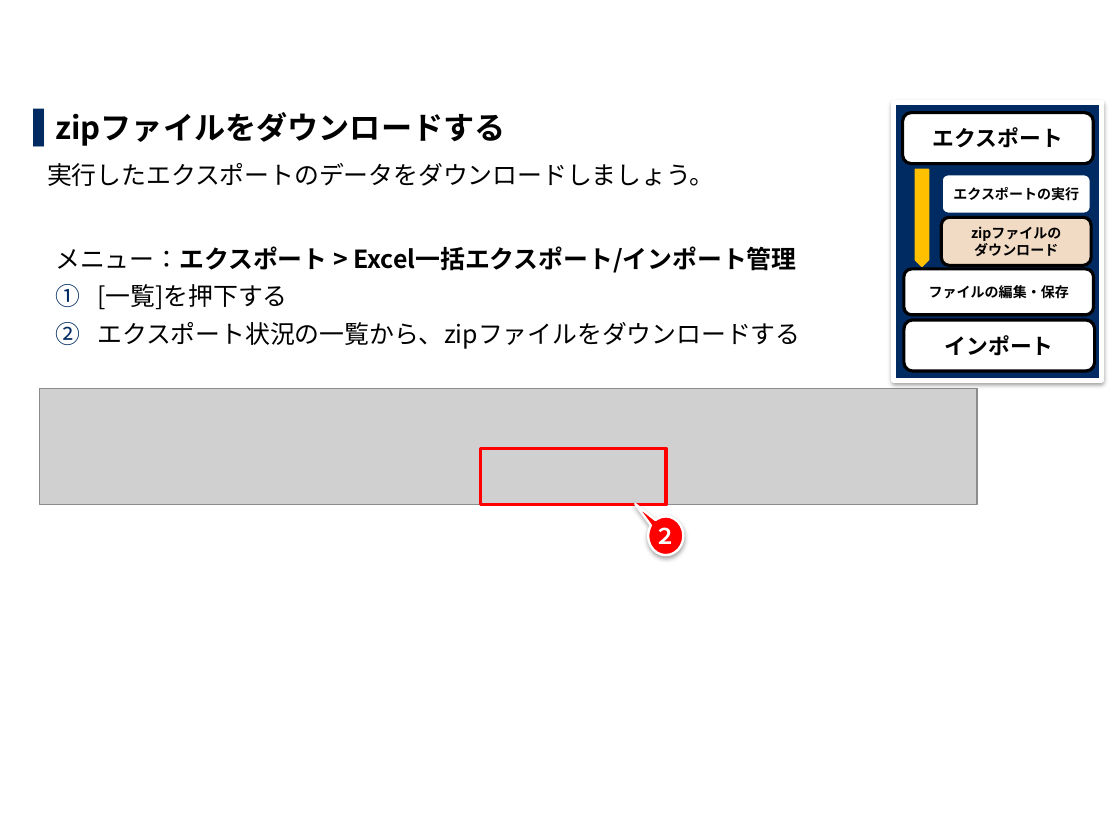
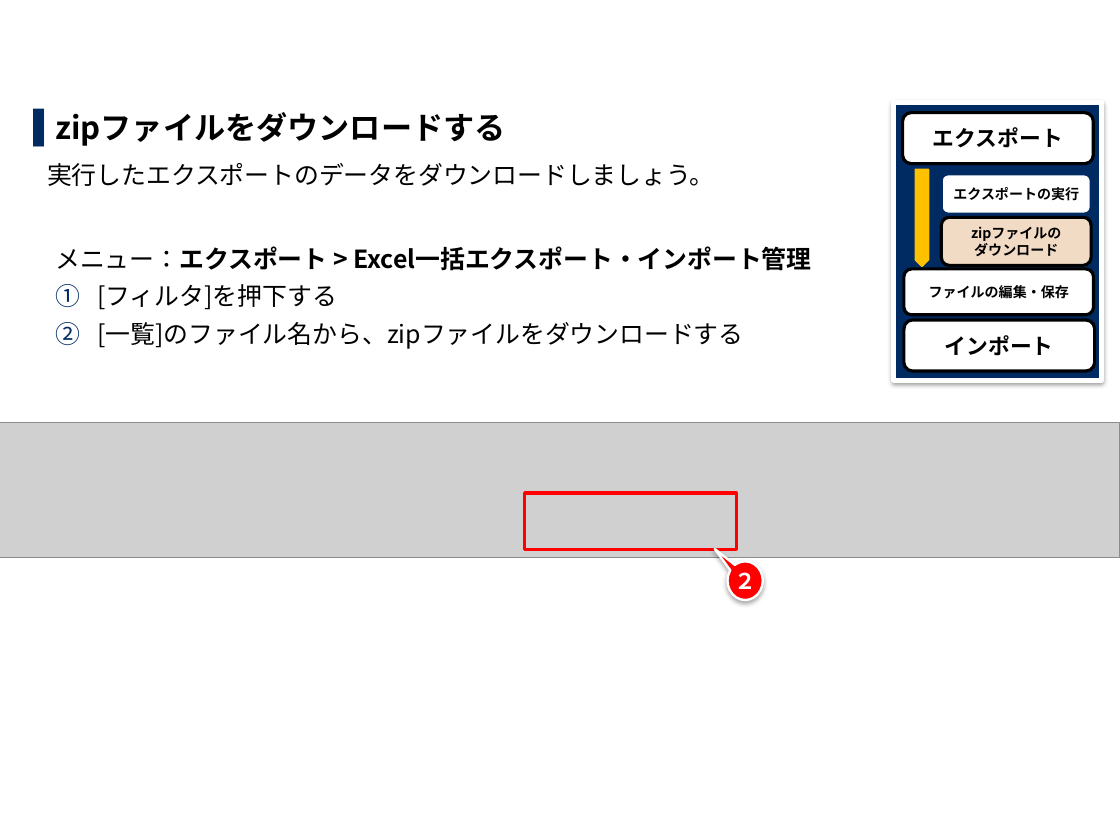
Before and after one commit to exastro-suite/it-automation-docs, a slide deck: slide 30 of asset/Learn_ja/ITA-export-import_ja_practice.pptx (slide 23 before the commit). Drawn at 1120x840 pixels with LibreOffice and Linux fonts; fonts in the diff are those of the drawing; grey boxes stand for pictures; background and template pictures are left out. Boxes give left, top, right and bottom in pixels: in the first picture for what was removed or moved away, otherwise in the second. Text is boxed around its words. In the diff, an @@ line names an element or a change of style, - is before the commit and + after.

```diff
--- a/asset/Learn_ja/ITA-export-import_ja_practice.pptx
+++ b/asset/Learn_ja/ITA-export-import_ja_practice.pptx
@@ text at [55, 246, 811, 349]: text changed @@
-メニュー：エクスポート > Excel一括エクスポート/インポート管理
-1. [一覧]を押下する
-2. エクスポート状況の一覧から、zipファイルをダウンロードする
+メニュー：エクスポート > Excel一括エクスポート・インポート管理
+1. [フィルタ]を押下する
+2. [一覧]のファイル名から、zipファイルをダウンロードする
@@ picture removed at [39, 389, 977, 505] @@
@@ picture added at [0, 423, 1120, 558] @@
@@ rectangle: place and size @@
-rectangle at [480, 448, 665, 504]
+rectangle at [524, 493, 736, 549]
@@ speech bubble "２": place and size @@
-speech bubble "２" at [648, 516, 684, 556]
+speech bubble "２" at [728, 561, 764, 600]
```
Also in this commit, not shown: 26 other slides changed, 8 slides added, 2 slides removed, 1 other file.
